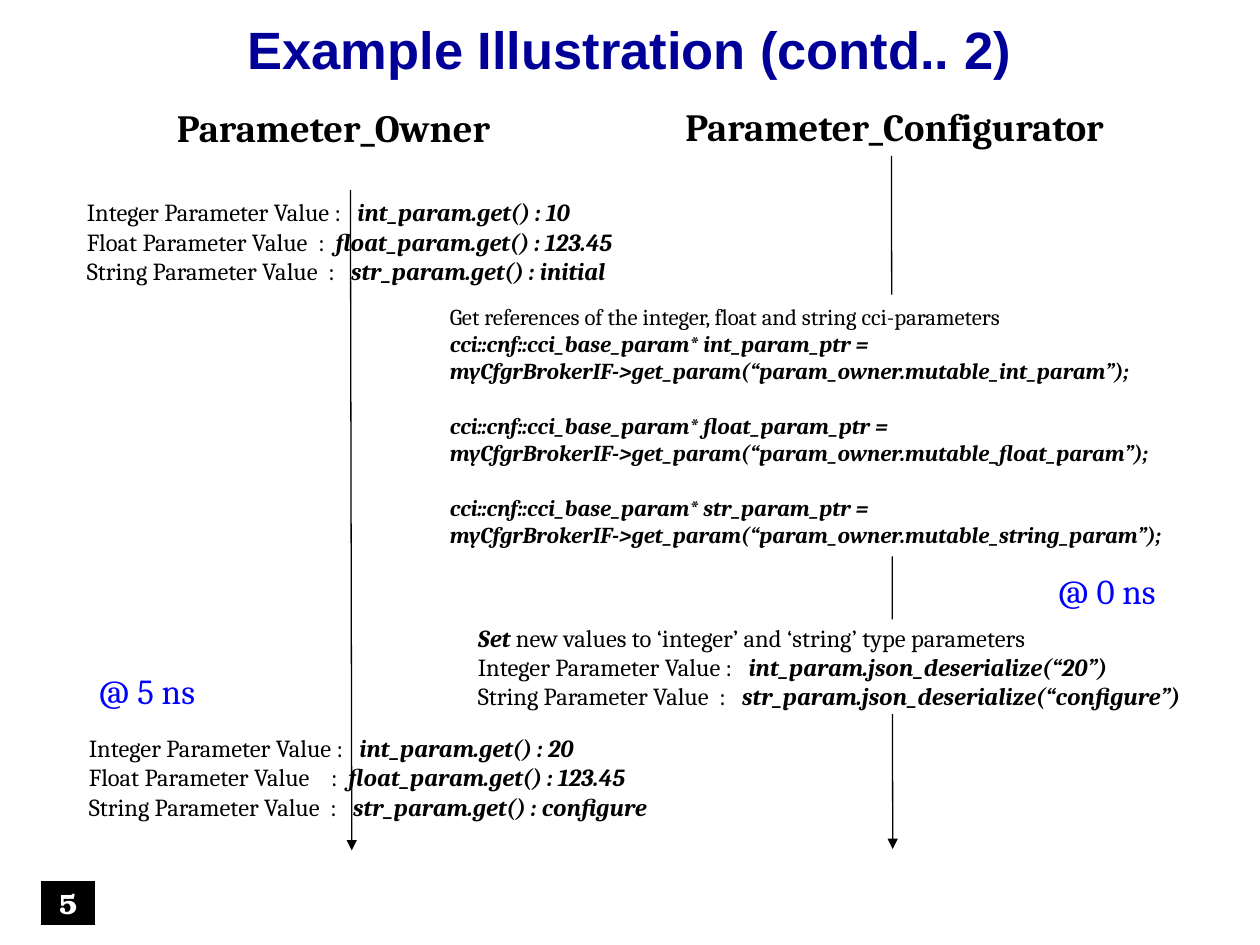
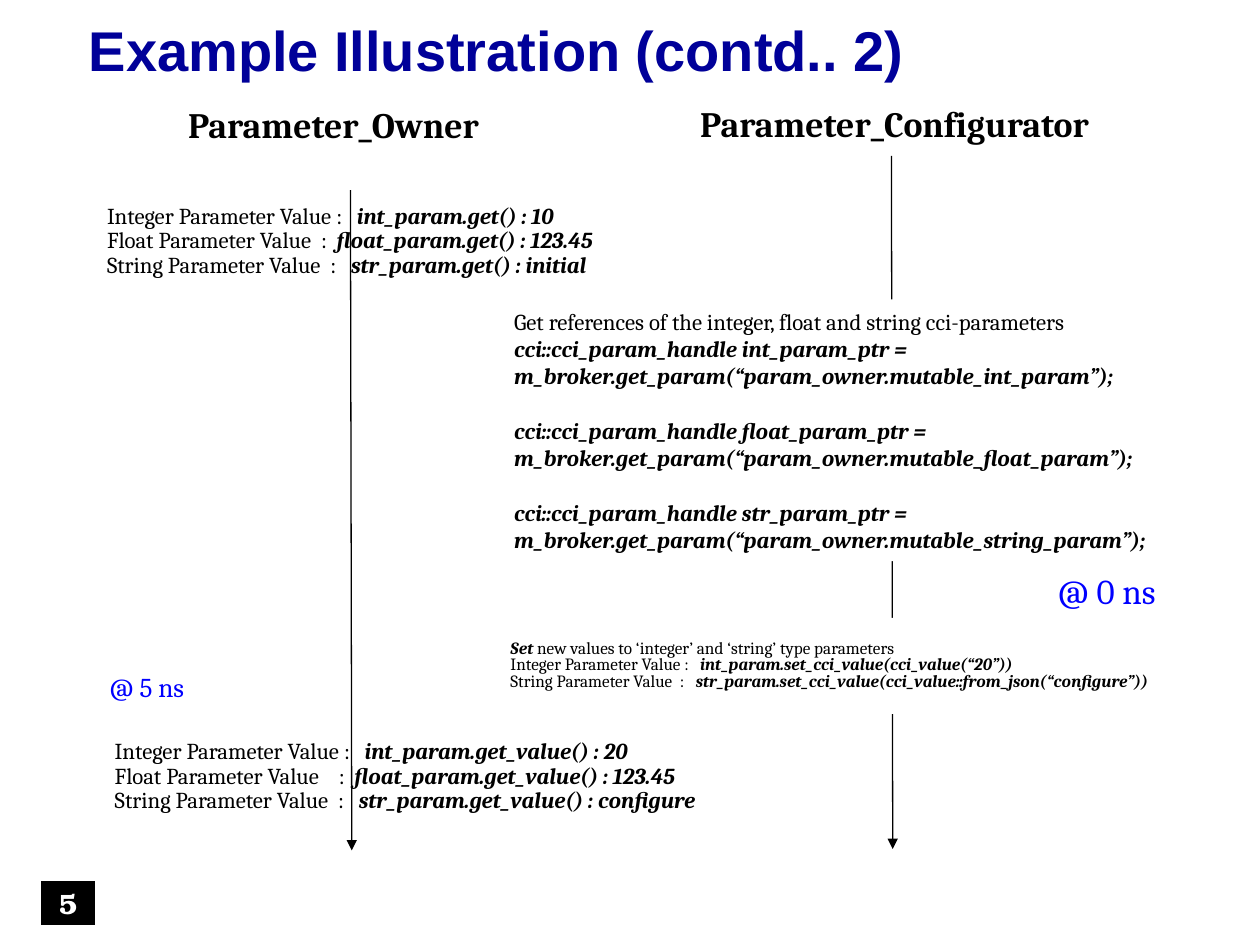
Before and after one commit to accellera-official/cci, a slide deck: slide 5 of examples/ex17_Specifying_Parameter_Values_via_a_Configuration_File/docs/ex17_Specifying_Parameter_Values_via_a_Configuration_File.ppt. Drawn at 1260x945 pixels with LibreOffice and Linux fonts; fonts in the diff are those of the drawing; background and template pictures are left out. Boxes give left, top, right and bottom in pixels: in the first picture for what was removed or moved away, otherwise in the second. Text is boxed around its words. In the diff, an @@ line names an element or a change of style, - is before the commit and + after.

Commit message:
update example sldes

```diff
--- a/examples/ex17_Specifying_Parameter_Values_via_a_Configuration_File/docs/ex17_Specifying_Parameter_Values_via_a_Configuration_File.ppt
+++ b/examples/ex17_Specifying_Parameter_Values_via_a_Configuration_File/docs/ex17_Specifying_Parameter_Values_via_a_Configuration_File.ppt
@@ free "Example Illustration (contd.. 2)": place and size @@
-free "Example Illustration (contd.. 2)" at bbox=[15, 11, 1245, 94]
+free "Example Illustration (contd.. 2)" at bbox=[77, 20, 1189, 94]
@@ free "Example Illustration (contd.. 2)" at bbox=[77, 20, 1189, 94]: size 30 to 32 pt; vertical alignment middle to top @@
@@ text "Parameter_Owner" at bbox=[188, 113, 479, 143]: size 22 to 20.4 pt; line spacing 1 to 0.9 @@
@@ text "Parameter_Configurator" at bbox=[700, 111, 1089, 145]: size 22 to 20.4 pt; line spacing 1 to 0.9 @@
@@ text "Integer Parameter Value : int_param.get() ..." at bbox=[107, 207, 593, 278]: size 14 to 12.9 pt; line spacing 1 to 0.9 @@
@@ text "Get references of the integer, ...": place and size @@
-text "Get references of the integer, ..." at bbox=[450, 309, 1161, 548]
+text "Get references of the integer, ..." at bbox=[514, 314, 1145, 553]
@@ text at bbox=[514, 341, 1145, 553]: text changed @@
-cci::cnf::cci_base_param* int_param_ptr =
-myCfgrBrokerIF->get_param(“param_owner.mutable_int_param”);
-cci::cnf::cci_base_param* float_param_ptr =
-myCfgrBrokerIF->get_param(“param_owner.mutable_float_param”);
-cci::cnf::cci_base_param* str_param_ptr =
-myCfgrBrokerIF->get_param(“param_owner.mutable_string_param”);
+cci::cci_param_handle int_param_ptr =
+m_broker.get_param(“param_owner.mutable_int_param”);
+cci::cci_param_handle float_param_ptr =
+m_broker.get_param(“param_owner.mutable_float_param”);
+cci::cci_param_handle str_param_ptr =
+m_broker.get_param(“param_owner.mutable_string_param”);
@@ text at bbox=[510, 655, 1148, 691]: text changed; size 14 to 9.8 pt @@
-Integer Parameter Value : int_param.json_deserialize(“20”)
-String Parameter Value : str_param.json_deserialize(“configure”)
+Integer Parameter Value : int_param.set_cci_value(cci_value(“20”))
+String Parameter Value : str_param.set_cci_value(cci_value::from_json(“configure”))
@@ text at bbox=[510, 642, 894, 658]: size 14 to 9.8 pt in "Set new values to ‘integer’ and ‘string’ ..."; line spacing 1 to 0.8 @@
@@ text "@ 5 ns" at bbox=[140, 679, 184, 698]: size 20 to 15.5 pt; line spacing 1 to 0.8 @@
@@ text at bbox=[115, 742, 695, 813]: text changed; size 14 to 12.9 pt @@
-Integer Parameter Value : int_param.get() : 20
-Float Parameter Value : float_param.get() : 123.45
-String Parameter Value : str_param.get() : configure
+Integer Parameter Value : int_param.get_value() : 20
+Float Parameter Value : float_param.get_value() : 123.45
+String Parameter Value : str_param.get_value() : configure
```
Also in this commit, not shown: 6 other slides changed, 2 slides removed, 10 other files.
